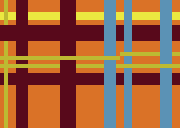
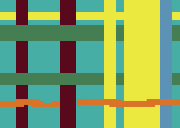
The second (180, 128) image is a revision of the first. Changes to its layers:
hid "Layer 5" over bbox(0, 0, 180, 128)
showed "Layer 3", painted on it over bbox(0, 76, 180, 107)
painted on "Layer 4" over bbox(104, 0, 160, 128)
painted on "Layer 2 copy" over bbox(0, 25, 180, 85)
painted on "Background" over bbox(0, 0, 180, 128)
